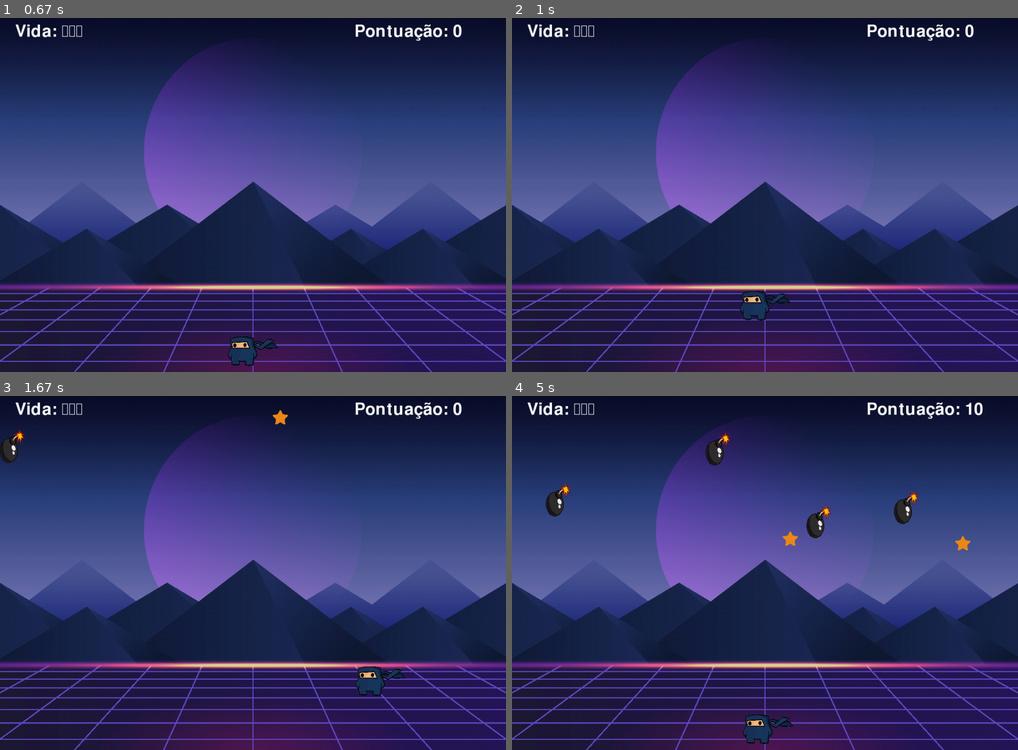
Above: before the commit, frames 1-4 (two rows, left to right).
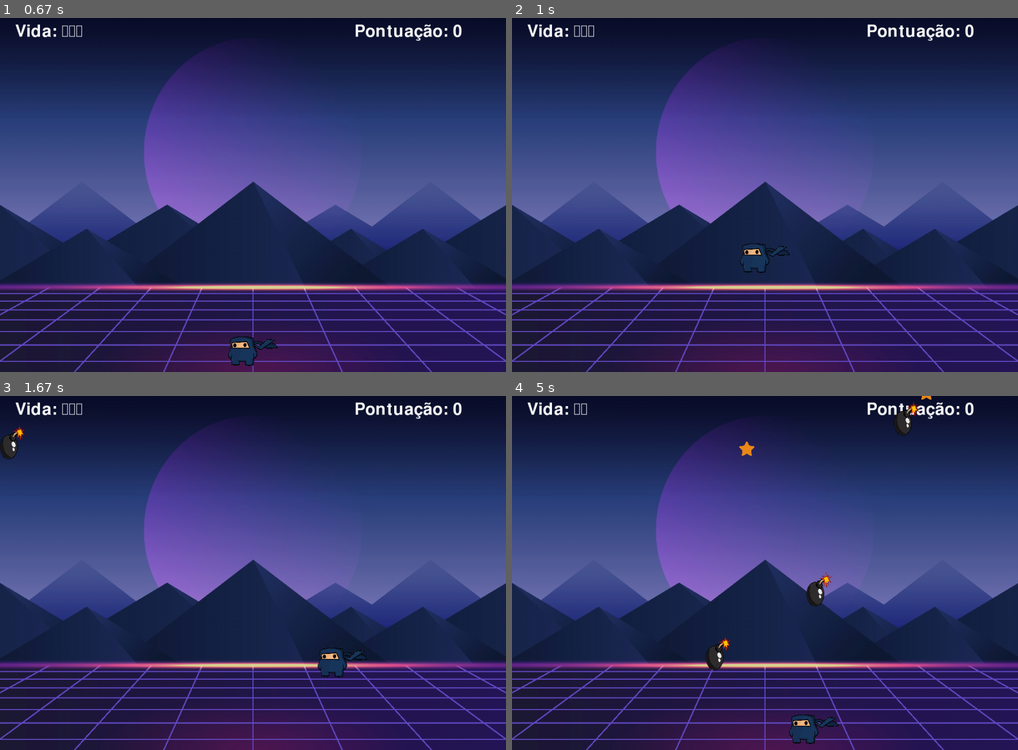
Above: after the commit, the same moments.

Repository: lucassantoss4/pygame
Game: pygame game, started from src/main.py
Two runs of this game, one before a commit and one after it. Both use one fixed random seed, a clock stepped at 60 frames per second and the inputs below.
Inputs:
- Up to frame 1 (0.67 s): tap Space at 0.33 s
- Up to frame 2 (1 s): tap Space at 0.67 s
- Up to frame 3 (1.67 s): hold D 1-1.47 s; hold Up from 1.5 s (still down)
- Up to frame 4 (5 s): release Up at 1.8 s; hold D 1.83-2.3 s; hold Left 2.33-2.87 s; hold A 2.9-3.3 s; hold Up 3.33-3.7 s; hold D 3.73-4.37 s; hold Left 4.4-4.87 s; hold D from 4.9 s (still down)

Frame 1 is identical in both runs. In frame 2, 0.6% of the frame differs, in the area x 45-55%, y 63-86%; in frame 3, 1.1%; in frame 4, 3.0%, in the area x 6-93%, y 0-99%.

Commit message:
modified:   src/config.py 	modified:   src/main.py 	modified:   src/sprites.py

Diff:
--- a/src/config.py
+++ b/src/config.py
@@ -14,9 +14,15 @@
 LARGURA_BOMBA = 50
 
 # Física e Movimentação
-VELOCIDADE_JOGADOR = 9.5
-ALTURA_PULO = 15
-GRAVIDADE = 1
+VELOCIDADE_MAXIMA = 10
+ACELERACAO = 0.8
+ATRITO = -0.12
+ALTURA_PULO = 18
+GRAVIDADE = 0.8
+
+# Efeitos
+SCREEN_SHAKE_INTENSITY = 10
+PARTICLE_LIFETIME = 30
 
 # Cores
 BRANCO = (255, 255, 255)
--- a/src/main.py
+++ b/src/main.py
@@ -4,7 +4,7 @@
 import os
 
 from src.config import *
-from src.sprites import Jogador, Estrela, Bomba
+from src.sprites import Jogador, Estrela, Bomba, Particula
 
 # Inicialização do Pygame
 pygame.init()
@@ -95,6 +95,7 @@
 
     vida_jogador = 3
     pontos = 0
+    dificuldade = 0 # Adicional de velocidade
 
     intervalo_estrela = 1
     ultimo_spawn_estrela = time.time()
@@ -104,10 +105,18 @@
     ultimo_spawn_bomba = time.time()
     max_bombas = random.randint(4, 10)
 
+    shake_timer = 0
     rodando = True
     while rodando:
         clock.tick(FPS)
         agora = time.time()
+
+        # Gerencia Screen Shake
+        render_offset = [0, 0]
+        if shake_timer > 0:
+            shake_timer -= 1
+            render_offset = [random.randint(-SCREEN_SHAKE_INTENSITY, SCREEN_SHAKE_INTENSITY),
+                             random.randint(-SCREEN_SHAKE_INTENSITY, SCREEN_SHAKE_INTENSITY)]
 
         # Tratamento de Eventos
         for evento in pygame.event.get():
@@ -117,31 +126,21 @@
                 exit()
 
             if evento.type == pygame.KEYDOWN:
-                if evento.key == pygame.K_LEFT or evento.key == pygame.K_a:
-                    jogador.speedx -= VELOCIDADE_JOGADOR
-                if evento.key == pygame.K_RIGHT or evento.key == pygame.K_d:
-                    jogador.speedx += VELOCIDADE_JOGADOR
                 if evento.key in [pygame.K_SPACE, pygame.K_w, pygame.K_UP]:
                     if not jogador.pulando:
                         som_pulo.play()
                         jogador.pular()
 
-            if evento.type == pygame.KEYUP:
-                if evento.key == pygame.K_LEFT or evento.key == pygame.K_a:
-                    jogador.speedx += VELOCIDADE_JOGADOR
-                if evento.key == pygame.K_RIGHT or evento.key == pygame.K_d:
-                    jogador.speedx -= VELOCIDADE_JOGADOR
-
-        # Lógica de Spawn de Itens
+        # Lógica de Spawn de Itens (com dificuldade)
         if agora - ultimo_spawn_estrela >= intervalo_estrela and len(todas_estrelas) < max_estrelas:
-            estrela = Estrela(estrela_img_small)
+            estrela = Estrela(estrela_img_small, bonus_velocidade=dificuldade)
             todas_sprites.add(estrela)
             todas_estrelas.add(estrela)
             ultimo_spawn_estrela = agora
             max_estrelas = random.randint(2, 5)
 
         if agora - ultimo_spawn_bomba >= intervalo_bomba and len(todas_bombas) < max_bombas:
-            bomba = Bomba(bomba_img_small)
+            bomba = Bomba(bomba_img_small, bonus_velocidade=dificuldade)
             todas_sprites.add(bomba)
             todas_bombas.add(bomba)
             ultimo_spawn_bomba = agora
@@ -150,19 +149,33 @@
         # Atualização dos Sprites
         todas_sprites.update()
 
-        # Colisões
-        hits_bomba = pygame.sprite.spritecollide(jogador, todas_bombas, True)
-        hits_estrela = pygame.sprite.spritecollide(jogador, todas_estrelas, True)
+        # Colisões (com Máscara para precisão)
+        hits_bomba = pygame.sprite.spritecollide(jogador, todas_bombas, True, pygame.sprite.collide_mask)
+        hits_estrela = pygame.sprite.spritecollide(jogador, todas_estrelas, True, pygame.sprite.collide_mask)
 
         if hits_estrela:
             som_estrela.play()
-            pontos += 10 * len(hits_estrela)
-            if pontos > 0 and pontos % 100 == 0:
-                vida_jogador = min(vida_jogador + 1, 5) # Cap em 5 de vida max
+            for h in hits_estrela:
+                pontos += 10
+                # Criar partículas amarelas
+                for _ in range(10):
+                    p = Particula(h.rect.centerx, h.rect.centery, (255, 215, 0))
+                    todas_sprites.add(p)
+
+            # Aumentar dificuldade a cada 100 pontos
+            dificuldade = pontos // 100
+            if pontos % 100 == 0:
+                vida_jogador = min(vida_jogador + 1, 5)
 
         if hits_bomba:
             som_explosao.play()
+            shake_timer = 15 # Ativa Screen Shake
             vida_jogador -= len(hits_bomba)
+            for h in hits_bomba:
+                # Criar partículas vermelhas/laranja
+                for _ in range(15):
+                    p = Particula(h.rect.centerx, h.rect.centery, (255, 69, 0))
+                    todas_sprites.add(p)
 
         if vida_jogador <= 0:
             som_fundo.stop()
@@ -171,15 +184,18 @@
             return # Retorna para o menu principal
 
         # Renderização
-        janela.blit(fundo, (0, 0))
+        janela.blit(fundo, (render_offset[0], render_offset[1]))
 
         texto_vida = renderizar_vida(vida_jogador)
         texto_pontuacao = renderizar_pontuacao(pontos)
 
-        janela.blit(texto_vida, (30, 10))
-        janela.blit(texto_pontuacao, (LARGURA - 300, 10))
-
-        todas_sprites.draw(janela)
+        janela.blit(texto_vida, (30 + render_offset[0], 10 + render_offset[1]))
+        janela.blit(texto_pontuacao, (LARGURA - 300 + render_offset[0], 10 + render_offset[1]))
+
+        # Desenhar sprites com offset
+        for sprite in todas_sprites:
+            janela.blit(sprite.image, (sprite.rect.x + render_offset[0], sprite.rect.y + render_offset[1]))
+
         pygame.display.update()
 
 def main():
--- a/src/sprites.py
+++ b/src/sprites.py
@@ -2,18 +2,37 @@
 import random
 from .config import *
 
+class Particula(pygame.sprite.Sprite):
+    def __init__(self, x, y, cor):
+        super().__init__()
+        self.image = pygame.Surface((6, 6), pygame.SRCALPHA)
+        pygame.draw.circle(self.image, cor, (3, 3), 3)
+        self.rect = self.image.get_rect(center=(x, y))
+        self.vel = [random.uniform(-5, 5), random.uniform(-10, 2)]
+        self.lifetime = PARTICLE_LIFETIME
+
+    def update(self):
+        self.rect.x += self.vel[0]
+        self.rect.y += self.vel[1]
+        self.vel[1] += 0.5 # Gravidade da partícula
+        self.lifetime -= 1
+        if self.lifetime <= 0:
+            self.kill()
+
 class Estrela(pygame.sprite.Sprite):
-    def __init__(self, img):
+    def __init__(self, img, bonus_velocidade=0):
         super().__init__()
         self.image = img
+        self.mask = pygame.mask.from_surface(self.image)
         self.rect = self.image.get_rect()
+        self.bonus_velocidade = bonus_velocidade
         self.spawn_aleatorio()
 
     def spawn_aleatorio(self):
         self.rect.x = random.randint(0, LARGURA - LARGURA_BOMBA)
-        self.rect.y = random.randint(-100, -ALTURA_BOMBA)
+        self.rect.y = random.randint(-200, -ALTURA_BOMBA)
         self.speedx = random.randint(-3, 3)
-        self.speedy = random.randint(1, 11)
+        self.speedy = random.randint(3, 8) + self.bonus_velocidade
 
     def update(self):
         self.rect.x += self.speedx
@@ -22,19 +41,20 @@
         if self.rect.top > ALTURA or self.rect.left > LARGURA or self.rect.right < 0:
             self.spawn_aleatorio()
 
-
 class Bomba(pygame.sprite.Sprite):
-    def __init__(self, img):
+    def __init__(self, img, bonus_velocidade=0):
         super().__init__()
         self.image = img
+        self.mask = pygame.mask.from_surface(self.image)
         self.rect = self.image.get_rect()
+        self.bonus_velocidade = bonus_velocidade
         self.spawn_aleatorio()
 
     def spawn_aleatorio(self):
         self.rect.x = random.randint(0, LARGURA - LARGURA_BOMBA)
-        self.rect.y = random.randint(-100, -ALTURA_BOMBA)
+        self.rect.y = random.randint(-200, -ALTURA_BOMBA)
         self.speedx = random.randint(-3, 3)
-        self.speedy = random.randint(1, 11)
+        self.speedy = random.randint(4, 10) + self.bonus_velocidade
 
     def update(self):
         self.rect.x += self.speedx
@@ -43,40 +63,51 @@
         if self.rect.top > ALTURA or self.rect.left > LARGURA or self.rect.right < 0:
             self.spawn_aleatorio()
 
-
 class Jogador(pygame.sprite.Sprite):
     def __init__(self, img):
         super().__init__()
         self.image = img
+        self.mask = pygame.mask.from_surface(self.image)
         self.rect = self.image.get_rect()
         self.rect.centerx = LARGURA / 2
         self.rect.bottom = ALTURA - 10
-        self.speedx = 0
+
+        self.pos = pygame.Vector2(self.rect.centerx, self.rect.bottom)
+        self.vel = pygame.Vector2(0, 0)
+        self.acc = pygame.Vector2(0, 0)
 
         self.pulando = False
-        self.velocidade_y = 0
 
     def update(self):
-        # Movimentação Horizontal
-        self.rect.x += self.speedx
+        self.acc = pygame.Vector2(0, GRAVIDADE)
 
-        # Movimentação Vertical (Gravidade)
-        self.velocidade_y += GRAVIDADE
-        self.rect.y += self.velocidade_y
+        # Entrada do teclado
+        keys = pygame.key.get_pressed()
+        if keys[pygame.K_LEFT] or keys[pygame.K_a]:
+            self.acc.x = -ACELERACAO
+        elif keys[pygame.K_RIGHT] or keys[pygame.K_d]:
+            self.acc.x = ACELERACAO
 
-        # Colisão com o chão
-        if self.rect.bottom > ALTURA:
-            self.rect.bottom = ALTURA
-            self.velocidade_y = 0
+        # Aplicar atrito
+        self.acc.x += self.vel.x * ATRITO
+
+        # Equações de movimento
+        self.vel += self.acc
+        self.pos += self.vel + 0.5 * self.acc
+
+        # Limites da tela
+        if self.pos.x > LARGURA: self.pos.x = LARGURA
+        if self.pos.x < 0: self.pos.x = 0
+
+        if self.pos.y > ALTURA:
+            self.pos.y = ALTURA
+            self.vel.y = 0
             self.pulando = False
 
-        # Impedir que o personagem saia da tela
-        if self.rect.right > LARGURA:
-            self.rect.right = LARGURA
-        if self.rect.left < 0:
-            self.rect.left = 0
+        self.rect.centerx = self.pos.x
+        self.rect.bottom = self.pos.y
 
     def pular(self):
         if not self.pulando:
-            self.velocidade_y = -ALTURA_PULO
+            self.vel.y = -ALTURA_PULO
             self.pulando = True
